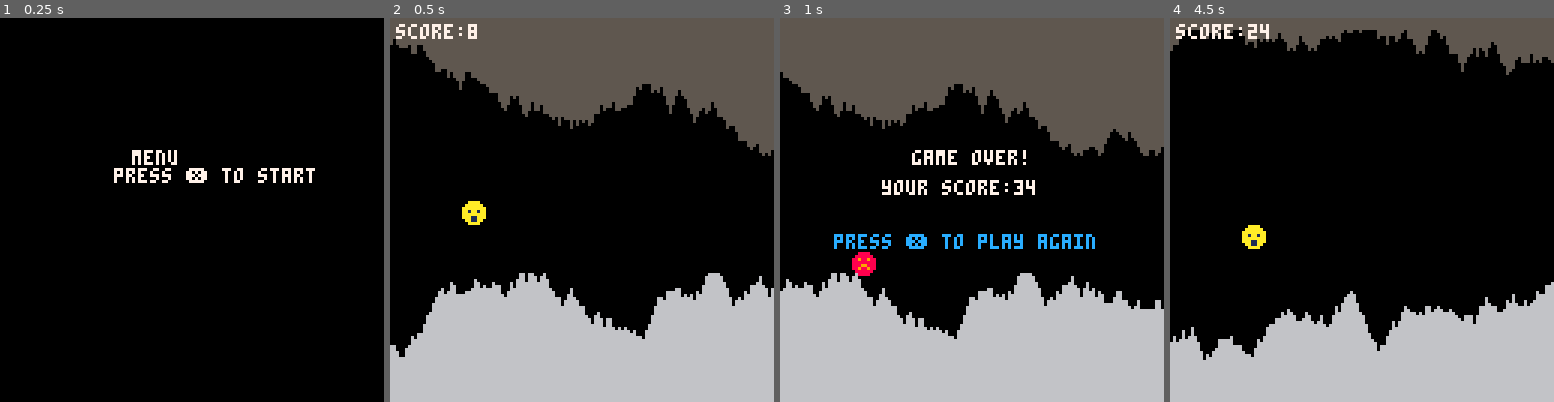
Above: before the commit, frames 1-4 (left to right).
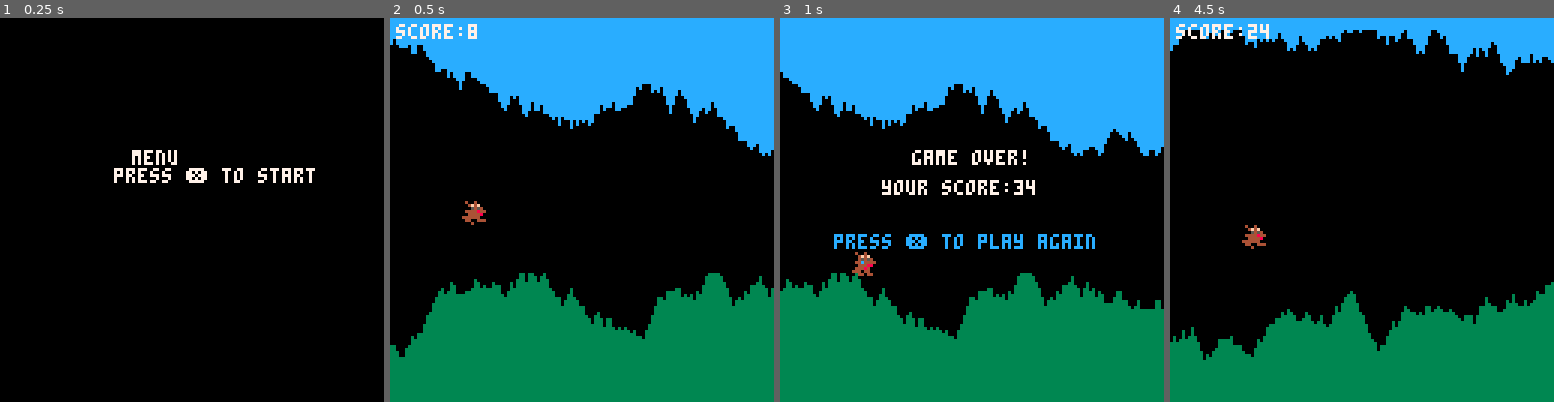
Above: after the commit, the same moments.

Repository: romellem/pico-8-carts
Game: PICO-8 cartridge cave.p8
Same seed, same stepped clock (60 frames per second), same inputs: the game is played once before the commit and once after it.
Inputs:
- Up to frame 1 (0.25 s): no input
- Up to frame 2 (0.5 s): tap X (X key) at 0.33 s
- Up to frame 3 (1 s): no input
- Up to frame 4 (4.5 s): tap X (X key) at 1.07, 1.85, 2.97, 4.08 s; hold Up 2.15-2.42 s; hold Down 3.63-3.97 s

Frame 1 is identical in both runs. In frame 2, 48% of the frame differs, in the area x 0-100%, y 0-100%; in frame 3, 54%; in frame 4, 28%.

Commit message:
Player is phoebe moving throughout the world (lol)

Diff:
--- a/cave.p8
+++ b/cave.p8
@@ -152,8 +152,8 @@
 end
 
 function draw_cave()
-	top_color=5 --adjust these values to get different colors!
-	btm_color=6
+	top_color=12 --adjust these values to get different colors!
+	btm_color=3
 
 	for i=1,#cave do
 		line(i-1, 0, i-1, cave[i].top, top_color)
@@ -261,157 +261,157 @@
 	print("press ❎ to start", 38, 50, 7)
 end
 __gfx__
-0000000000aaaa0000aaaa0000888800002222200000000000000000000000000000000000000000000000000000000000000000000000000000000000000000
-000000000aaaaaa00aaaaaa008888880028228220000000000000000000000000000000000000000000000000000000000000000000000000000000000000000
-00700700aa1aa1aaaaaaaaaa88988988288228820000000000000000000000000000000000000000000000000000000000000000000000000000000000000000
-00077000aaaaaaaaaa1aa1aa88888888218221800000000000000000000000000000000000000000000000000000000000000000000000000000000000000000
-00077000aa1111aaaaaaaaaa88899888222222200000000000000000000000000000000000000000000000000000000000000000000000000000000000000000
-00700700aaa11aaaaaa11aaa88988988233ee2200000000000000000000000000000000000000000000000000000000000000000000000000000000000000000
-000000000aaaaaa00aa11aa008888880023332000000000000000000000000000000000000000000000000000000000000000000000000000000000000000000
-0000000000aaaa0000aaaa0000888800002220000000000000000000000000000000000000000000000000000000000000000000000000000000000000000000
-…(146 lines of a section not shown)…
+00000000040040000400400004004000002222200000000000000000000000000000000000000000000000000000000000000000000000000000000000000000
+0000000000454500004f4f00004f4f00028228220000000000000000000000000000000000000000000000000000000000000000000000000000000000000000
+00700700000f4f400005454000454540288228820000000000000000000000000000000000000000000000000000000000000000000000000000000000000000
+000770000044484404444844044c4444218221800000000000000000000000000000000000000000000000000000000000000000000000000000000000000000
+00077000004444800044448000444880222222200000000000000000000000000000000000000000000000000000000000000000000000000000000000000000
+00700700044444004444440004448400233ee2200000000000000000000000000000000000000000000000000000000000000000000000000000000000000000
+00000000444044000440044444404400023332000000000000000000000000000000000000000000000000000000000000000000000000000000000000000000
+00000000004404400004000000440440002220000000000000000000000000000000000000000000000000000000000000000000000000000000000000000000
+…(146 lines of a section not shown)…
